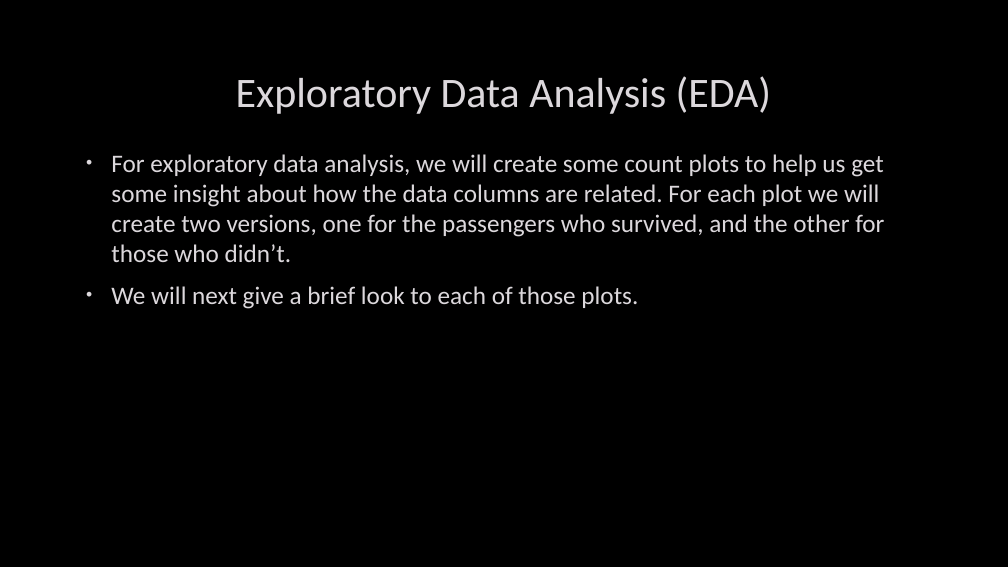
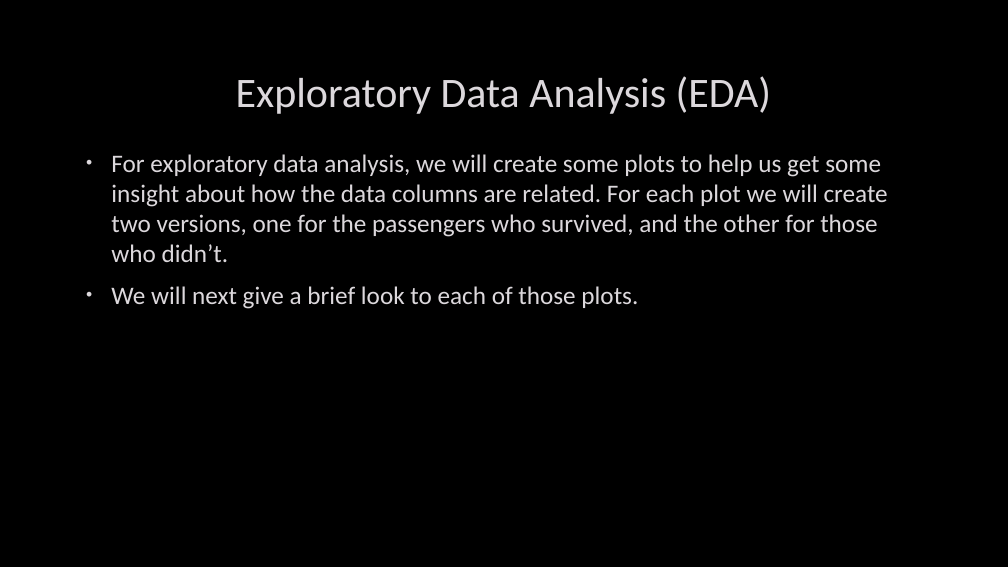
Before and after one commit to Moaaz-Mahmoud/Third-Year-Electrical-Testing-3A, a slide deck: slide 13 of class-3-data_analysis_and_ml/titanic/presentation.pptx (slide 10 before the commit). Drawn at 1008x567 pixels with LibreOffice and Linux fonts; fonts in the diff are those of the drawing; background and template pictures are left out. Boxes give left, top, right and bottom in pixels: in the first picture for what was removed or moved away, otherwise in the second. Text is boxed around its words. In the diff, an @@ line names an element or a change of style, - is before the commit and + after.

```diff
--- a/class-3-data_analysis_and_ml/titanic/presentation.pptx
+++ b/class-3-data_analysis_and_ml/titanic/presentation.pptx
@@ text at bbox=[111, 154, 888, 262]: text changed @@
-• For exploratory data analysis, we will create some count plots to help us get some insight about how the data columns are related. For each plot we will create two versions, one for the passengers who survived, and the other for those who didn’t.
+• For exploratory data analysis, we will create some plots to help us get some insight about how the data columns are related. For each plot we will create two versions, one for the passengers who survived, and the other for those who didn’t.
```
Also in this commit, not shown: 5 other slides changed, 5 slides added, 39 other files.
